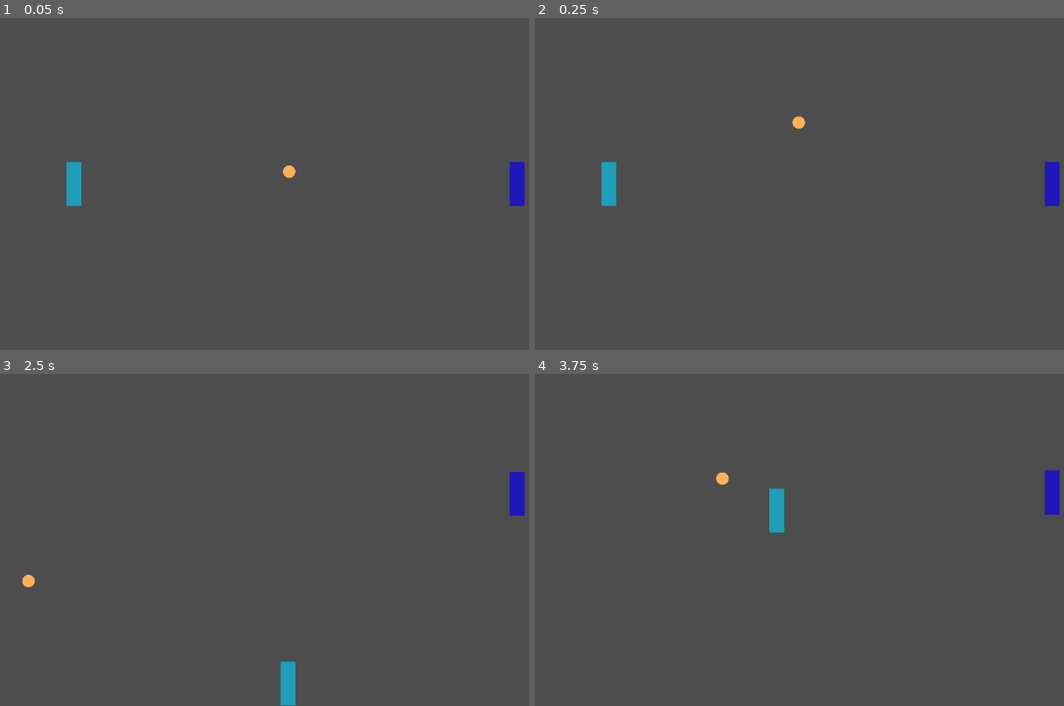
Above: before the commit, frames 1-4 (two rows, left to right).
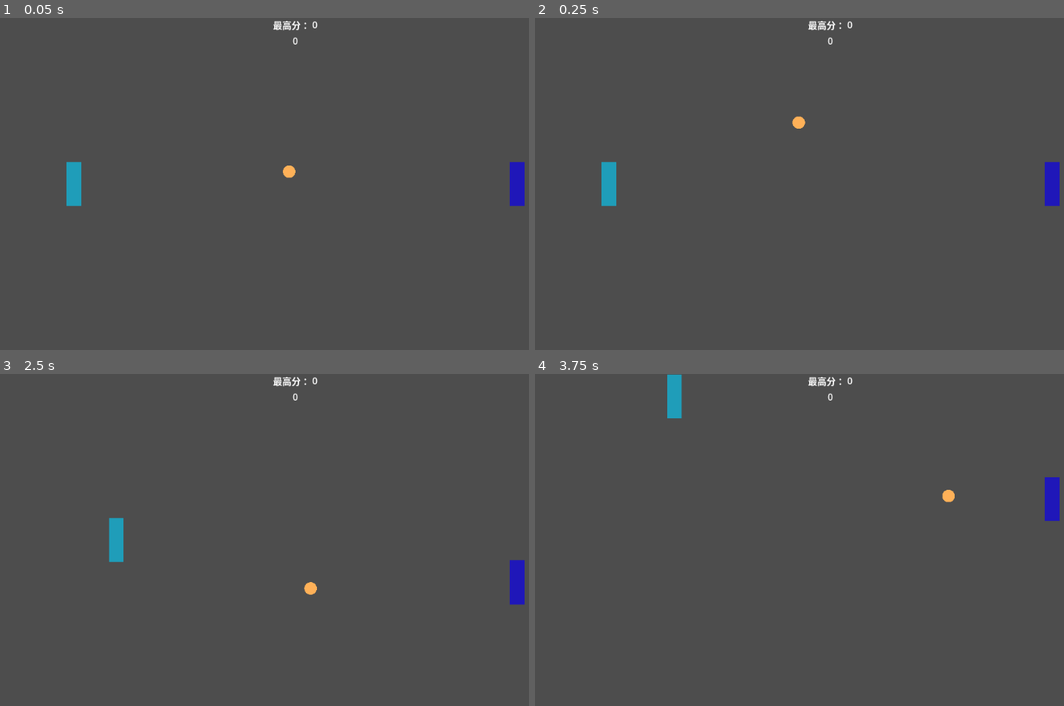
Above: after the commit, the same moments.

Repository: Spkyb/My_Godot_Games
Game: Godot game, scene res://scenes/main_scene.tscn
Same seed, same stepped clock (60 frames per second), same inputs: the game is played once before the commit and once after it.
Inputs:
- Up to frame 1 (0.05 s): no input
- Up to frame 2 (0.25 s): no input
- Up to frame 3 (2.5 s): hold Right (ui_right) 0.53-1.28 s; hold Down (ui_down) 1.28-2.03 s; hold Right (ui_right) from 2.03 s (still down)
- Up to frame 4 (3.75 s): release Right (ui_right) at 2.78 s; hold Up (ui_up) 2.78-3.53 s; hold Left (ui_left) from 3.53 s (still down)

The runs differ from the first frame. In frame 1, 0.1% of the frame differs, in the area x 51-61%, y 0-8%; in frame 2, 0.1%; in frame 3, 1.8%, in the area x 4-100%, y 0-100%; in frame 4, 1.2%.

Commit message:
完善部分功能
1、player加积分
2、添加了rival的分组
3、按下esc结束游戏
4、ball到两边边界会重新加载游戏
5、有最高分和几分

Diff:
--- a/Second_Ping _Pong/project.godot
+++ b/Second_Ping _Pong/project.godot
@@ -24,3 +24,38 @@
 window/size/viewport_width=1024
 window/size/viewport_height=576
 window/stretch/mode="viewport"
+
+[input]
+
+ui_left={
+"deadzone": 0.5,
+"events": [Object(InputEventKey,"resource_local_to_scene":false,"resource_name":"","device":0,"window_id":0,"alt_pressed":false,"shift_pressed":false,"ctrl_pressed":false,"meta_pressed":false,"pressed":false,"keycode":4194319,"physical_keycode":0,"key_label":0,"unicode":0,"echo":false,"script":null)
+, Object(InputEventJoypadButton,"resource_local_to_scene":false,"resource_name":"","device":0,"button_index":13,"pressure":0.0,"pressed":false,"script":null)
+, Object(InputEventJoypadMotion,"resource_local_to_scene":false,"resource_name":"","device":0,"axis":0,"axis_value":-1.0,"script":null)
+, Object(InputEventKey,"resource_local_to_scene":false,"resource_name":"","device":-1,"window_id":0,"alt_pressed":false,"shift_pressed":false,"ctrl_pressed":false,"meta_pressed":false,"pressed":false,"keycode":0,"physical_keycode":65,"key_label":0,"unicode":97,"echo":false,"script":null)
+]
+}
+ui_right={
+"deadzone": 0.5,
+"events": [Object(InputEventKey,"resource_local_to_scene":false,"resource_name":"","device":0,"window_id":0,"alt_pressed":false,"shift_pressed":false,"ctrl_pressed":false,"meta_pressed":false,"pressed":false,"keycode":4194321,"physical_keycode":0,"key_label":0,"unicode":0,"echo":false,"script":null)
+, Object(InputEventJoypadButton,"resource_local_to_scene":false,"resource_name":"","device":0,"button_index":14,"pressure":0.0,"pressed":false,"script":null)
+, Object(InputEventJoypadMotion,"resource_local_to_scene":false,"resource_name":"","device":0,"axis":0,"axis_value":1.0,"script":null)
+, Object(InputEventKey,"resource_local_to_scene":false,"resource_name":"","device":-1,"window_id":0,"alt_pressed":false,"shift_pressed":false,"ctrl_pressed":false,"meta_pressed":false,"pressed":false,"keycode":0,"physical_keycode":68,"key_label":0,"unicode":100,"echo":false,"script":null)
+]
+}
+ui_up={
+"deadzone": 0.5,
+"events": [Object(InputEventKey,"resource_local_to_scene":false,"resource_name":"","device":0,"window_id":0,"alt_pressed":false,"shift_pressed":false,"ctrl_pressed":false,"meta_pressed":false,"pressed":false,"keycode":4194320,"physical_keycode":0,"key_label":0,"unicode":0,"echo":false,"script":null)
+, Object(InputEventJoypadButton,"resource_local_to_scene":false,"resource_name":"","device":0,"button_index":11,"pressure":0.0,"pressed":false,"script":null)
+, Object(InputEventJoypadMotion,"resource_local_to_scene":false,"resource_name":"","device":0,"axis":1,"axis_value":-1.0,"script":null)
+, Object(InputEventKey,"resource_local_to_scene":false,"resource_name":"","device":-1,"window_id":0,"alt_pressed":false,"shift_pressed":false,"ctrl_pressed":false,"meta_pressed":false,"pressed":false,"keycode":0,"physical_keycode":87,"key_label":0,"unicode":119,"echo":false,"script":null)
+]
+}
+ui_down={
+"deadzone": 0.5,
+"events": [Object(InputEventKey,"resource_local_to_scene":false,"resource_name":"","device":0,"window_id":0,"alt_pressed":false,"shift_pressed":false,"ctrl_pressed":false,"meta_pressed":false,"pressed":false,"keycode":4194322,"physical_keycode":0,"key_label":0,"unicode":0,"echo":false,"script":null)
+, Object(InputEventJoypadButton,"resource_local_to_scene":false,"resource_name":"","device":0,"button_index":12,"pressure":0.0,"pressed":false,"script":null)
+, Object(InputEventJoypadMotion,"resource_local_to_scene":false,"resource_name":"","device":0,"axis":1,"axis_value":1.0,"script":null)
+, Object(InputEventKey,"resource_local_to_scene":false,"resource_name":"","device":-1,"window_id":0,"alt_pressed":false,"shift_pressed":false,"ctrl_pressed":false,"meta_pressed":false,"pressed":false,"keycode":0,"physical_keycode":83,"key_label":0,"unicode":115,"echo":false,"script":null)
+]
+}
--- a/Second_Ping _Pong/scenes/main_scene.tscn
+++ b/Second_Ping _Pong/scenes/main_scene.tscn
@@ -1,6 +1,7 @@
-[gd_scene load_steps=4 format=3 uid="uid://2bafdk0aivuu"]
+[gd_scene load_steps=5 format=3 uid="uid://2bafdk0aivuu"]
 
 [ext_resource type="Script" path="res://scripts/main_scene.gd" id="1_g6yv6"]
+[ext_resource type="Script" path="res://scripts/HUD.gd" id="2_07bl7"]
 
 [sub_resource type="SegmentShape2D" id="SegmentShape2D_7oywy"]
 b = Vector2(-0.000895209, 1024)
@@ -36,3 +37,35 @@
 [node name="left" type="CollisionShape2D" parent="boundary/boundary_2"]
 scale = Vector2(0.05, 1)
 shape = SubResource("SegmentShape2D_6wy85")
+
+[node name="HUD" type="Control" parent="."]
+layout_mode = 3
+anchors_preset = 0
+offset_right = 40.0
+offset_bottom = 40.0
+script = ExtResource("2_07bl7")
+
+[node name="CenterContainer" type="CenterContainer" parent="HUD"]
+layout_mode = 0
+offset_right = 1024.0
+offset_bottom = 40.0
+
+[node name="VBoxContainer" type="VBoxContainer" parent="HUD/CenterContainer"]
+layout_mode = 2
+
+[node name="HBoxContainer" type="HBoxContainer" parent="HUD/CenterContainer/VBoxContainer"]
+layout_mode = 2
+
+[node name="HighScore" type="Label" parent="HUD/CenterContainer/VBoxContainer/HBoxContainer"]
+layout_mode = 2
+text = "最高分："
+
+[node name="HighScoreNumber" type="Label" parent="HUD/CenterContainer/VBoxContainer/HBoxContainer"]
+layout_mode = 2
+text = "0"
+
+[node name="ScoreNumber" type="Label" parent="HUD/CenterContainer/VBoxContainer"]
+layout_mode = 2
+text = "0"
+horizontal_alignment = 1
+vertical_alignment = 1
--- a/Second_Ping _Pong/scenes/rival.tscn
+++ b/Second_Ping _Pong/scenes/rival.tscn
@@ -15,7 +15,7 @@
 scale = Vector2(0.3, 0.1)
 texture = ExtResource("2_nxps6")
 
-[node name="Area" type="Area2D" parent="." groups=["player"]]
+[node name="Area" type="Area2D" parent="." groups=["rival"]]
 scale = Vector2(2.8125, 0.25)
 
 [node name="CollisionShape2D" type="CollisionShape2D" parent="Area"]
--- a/Second_Ping _Pong/scripts/Global.gd
+++ b/Second_Ping _Pong/scripts/Global.gd
@@ -3,6 +3,19 @@
 @onready var Ball_scene : PackedScene = preload("res://scenes/ball.tscn")
 
 var ball_direction = Vector2() # 球的运动方向
-var ball
+var ball : Node = null
+var arena : Node = null
+var score : int = 0
+var high_score : int = 0
+
 func _ready():
 	randomize()#随机数
+# 添加score
+func add_score(value : int) -> void:
+	score += value
+	if arena != null:
+		arena.get_node("HUD").set_score(score)
+	if(score > high_score):
+		high_score = score
+		if arena != null:
+			arena.get_node("HUD").set_highscore(score)
--- /dev/null
+++ b/Second_Ping _Pong/scripts/HUD.gd
@@ -0,0 +1,9 @@
+extends Control
+
+@onready var label_high_score : Label = $CenterContainer/VBoxContainer/HBoxContainer/HighScoreNumber
+@onready var label_score : Label = $CenterContainer/VBoxContainer/ScoreNumber
+
+func set_highscore(value : int) -> void:
+	label_high_score.text = str(value)
+func set_score(value : int) -> void:
+	label_score.text = str(value)
--- a/Second_Ping _Pong/scripts/ball.gd
+++ b/Second_Ping _Pong/scripts/ball.gd
@@ -3,6 +3,8 @@
 
 #外部可以直接修改的变量
 @export var speed : int = 6
+
+signal die
 
 func _ready():
 	# 随机给球一个方向
@@ -15,7 +17,11 @@
 
 # 碰到player或者边界反弹ball
 func _on_area_2d_area_entered(area):
-	if area.is_in_group("player") || area.is_in_group("boundary_left_or_right"):
+	if area.is_in_group("player") ||area.is_in_group("rival"):# 还要修改，添加ball反弹的不确定值
 		Global.ball_direction.x= -Global.ball_direction.x
-	if area.is_in_group("boundary_up_or_down"):
+		if area.is_in_group("player"):
+			Global.add_score(1)
+	elif area.is_in_group("boundary_up_or_down"):
 		Global.ball_direction.y = -Global.ball_direction.y
+	elif area.is_in_group("boundary_left_or_right"):
+		emit_signal("die")
--- a/Second_Ping _Pong/scripts/main_scene.gd
+++ b/Second_Ping _Pong/scripts/main_scene.gd
@@ -4,9 +4,11 @@
 
 @onready var Rival_scene : PackedScene = preload("res://scenes/rival.tscn")
 
-
-
 func _ready():
+	# 初始化score
+	Global.arena = self
+	Global.score = 0
+	$HUD.set_highscore(Global.high_score)
 	# 添加角色
 	var player = player_scene.instantiate()
 	player.position.x = get_viewport_rect().size.x / 8
@@ -16,8 +18,19 @@
 	Global.ball = Global.Ball_scene.instantiate()
 	Global.ball.position = get_viewport_rect().size / 2
 	add_child(Global.ball)
+
+	Global.ball.die.connect(_on_ball_die)
 	# 添加AI对手
 	var rival = Rival_scene.instantiate()
 	rival.position.x = get_viewport_rect().size.x - player.position.x
 	rival.position.y = get_viewport_rect().size.y / 2
 	add_child(rival)
+
+func _process(_delta):
+	# 按下esc关闭游戏
+	if Input.is_action_just_pressed("ui_cancel"):
+		get_tree().quit()
+	pass
+
+func _on_ball_die():
+	get_tree().reload_current_scene() # 重新加载场景
